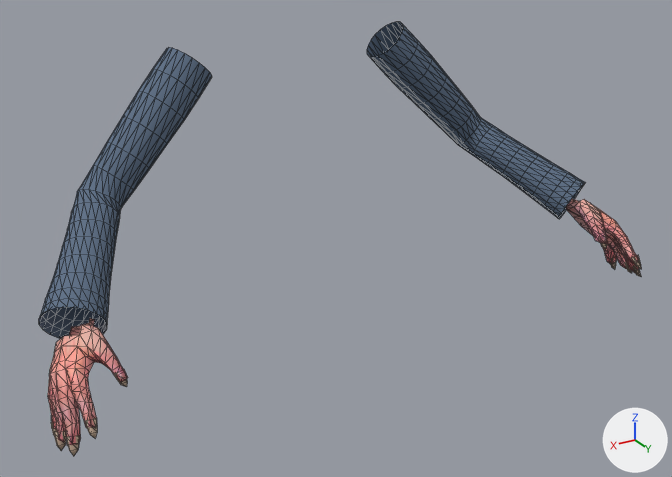
One commit to the glTF model assets/models/player/wizard_arms.glb: the scene before it, then after it.
Rendered twice from a 50 mm camera at (7.69, 14.28, 3.4) aimed at (0.27, 1.92, -2.78). The axes (+X, +Y, +Z) are drawn at lower right. The lights are the same throughout. The first picture is the older version. Mesh edges are drawn as thin lines. Vertices at exactly the same position are counted once.

In view in the first picture: 'WizardPointedNails', 'WizardRobeSleeves', 'arms_mesh'.
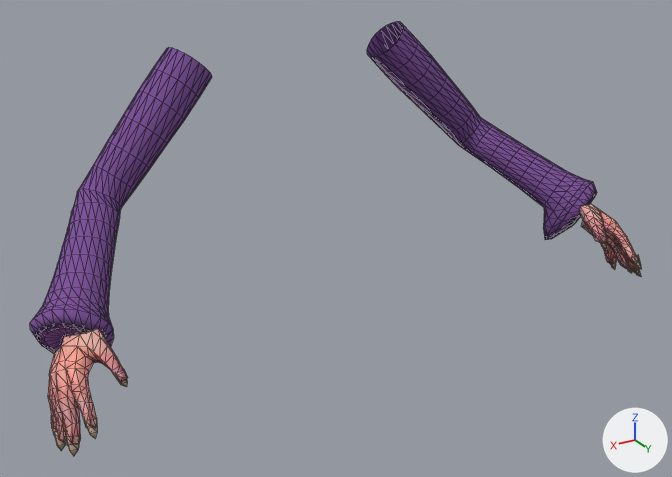
Boxes [x1, y1, x2, y2] around the edits, measured in the pictures (672 x 477 px):
'WizardRobeSleeves', reshaped (8% taller): before [39, 22, 585, 339]; after [30, 22, 597, 363]
'arms_mesh', reshaped: before [48, 199, 639, 446]; after [48, 204, 639, 446]
part 1 of me_arms_mat, deleted: before [55, 318, 98, 352]
part 2 of me_arms_mat, deleted: before [565, 199, 591, 226]
part 3 of me_wizardrobesleeves, built on: before [39, 287, 108, 339]; after [30, 287, 114, 363]
part 4 of me_wizardrobesleeves, built on: before [544, 164, 585, 219]; after [543, 164, 597, 239]
part 5 of me_wizardrobesleeves, recoloured (blue to purple): before [42, 22, 578, 332]; after [42, 22, 579, 316]

Patch to the scene script:
```diff
--- a/assets/models/player/wizard_arms.glb.py
+++ b/assets/models/player/wizard_arms.glb.py
@@ mat_wizard_robe_amethyst @@
+mat_wizard_robe_amethyst = principled_material('Wizard_Robe_Amethyst')
+mat_wizard_robe_amethyst.base_color = (0.2, 0.075, 0.32)  # purple #7c4d99
+mat_wizard_robe_amethyst.roughness = 0.91
@@ me_arms_mat @@
 # used by ob_arms_mesh; location = (0.0, 0.0, 0.0)
-me_arms_mat.from_pydata(...)  # 442 vertices, 852 faces; spans x -5.49..5.49, y 2.01..3.75, z -4.22..-2.86
+me_arms_mat.from_pydata(...)  # 410 vertices, 792 faces; spans x -5.49..5.49, y 2.3..3.75, z -4.22..-2.89
+# me_arms_mat part 1
+# 16 vertices are removed from x 4.57..5.12, y 2.01..2.56, z -3.37..-2.86
+# 30 faces are deleted
+# me_arms_mat part 2
+# 16 vertices are removed from x -5.12..-4.57, y 2.01..2.56, z -3.37..-2.86
+# 30 faces are deleted
 me_arms_mat.materials.append(mat_arm_mat_pale)
@@ me_wizardrobesleeves @@
 # used by ob_wizardrobesleeves; location = (0.0, 0.0, 0.0)
-me_wizardrobesleeves.from_pydata(...)  # 600 vertices, 1120 faces; spans x -5.27..5.27, y -0.46..2.51, z -3.4..0.31
+me_wizardrobesleeves.from_pydata(...)  # 722 vertices, 1480 faces; spans x -5.41..5.41, y -0.46..2.71, z -3.9..0.31
+# me_wizardrobesleeves part 3
+# 20 vertices are removed from x 4.42..5.27, y 1.94..2.51, z -3.4..-2.62
+# 40 faces are deleted
+# 22 vertices move from x 4.37..5.19, y 1.57..2.39, z -3.32..-2.56 to x 4.33..5.21, y 1.57..2.4, z -3.66..-2.54
+# 81 vertices are added at x 4.34..5.41, y 1.78..2.71, z -3.9..-2.57
+# 220 new faces join them
+# me_wizardrobesleeves part 4
+# 20 vertices are removed from x -5.27..-4.42, y 1.94..2.51, z -3.39..-2.62
+# 40 faces are deleted
+# 3 vertices in x -4.89..-4.58, y 1.51..2.03, z -3.2..-2.5 move by (0.0, 0.0, 0.01)
+# 20 vertices move from x -5.19..-4.36, y 1.83..2.39, z -3.32..-2.56 to x -5.2..-4.33, y 1.73..2.4, z -3.66..-2.53
+# 81 vertices are added at x -5.41..-4.34, y 1.78..2.71, z -3.9..-2.57
+# 220 new faces join them
+# me_wizardrobesleeves part 5: 1040 faces spanning x -5.2..5.21, y -0.46..2.4, z -3.66..0.31 switch from mat_wizard_robe_midnight (blue #5d6f86) to mat_wizard_robe_amethyst (purple #7c4d99)
```
